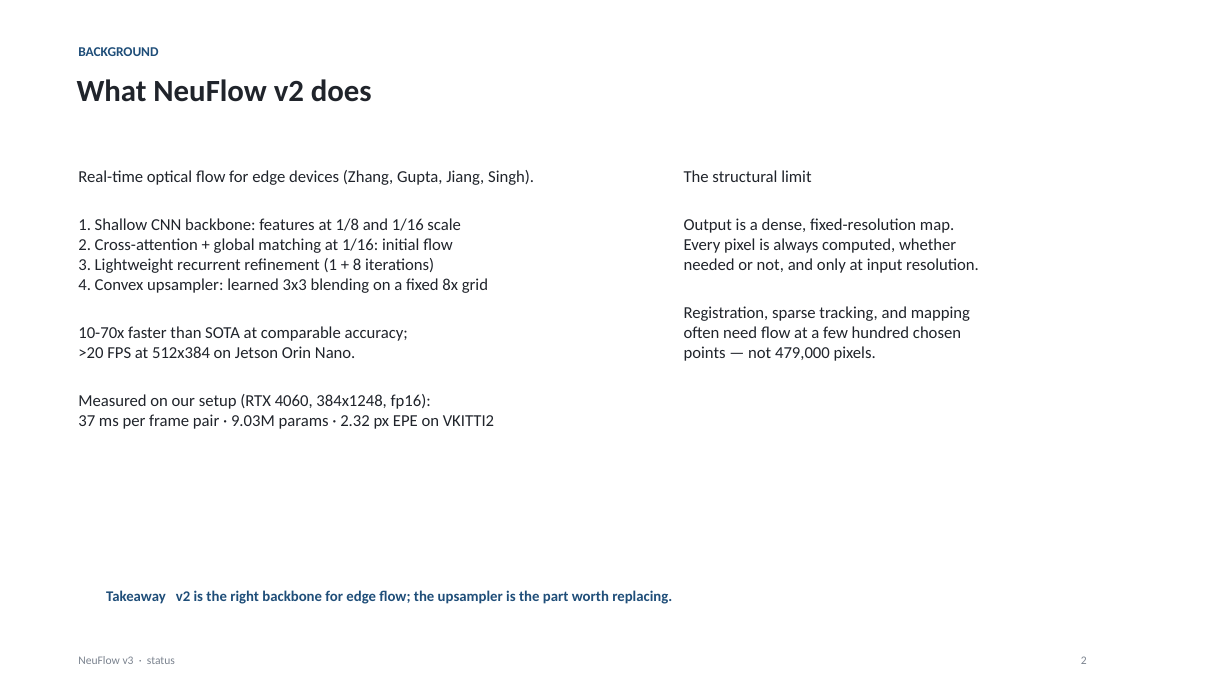
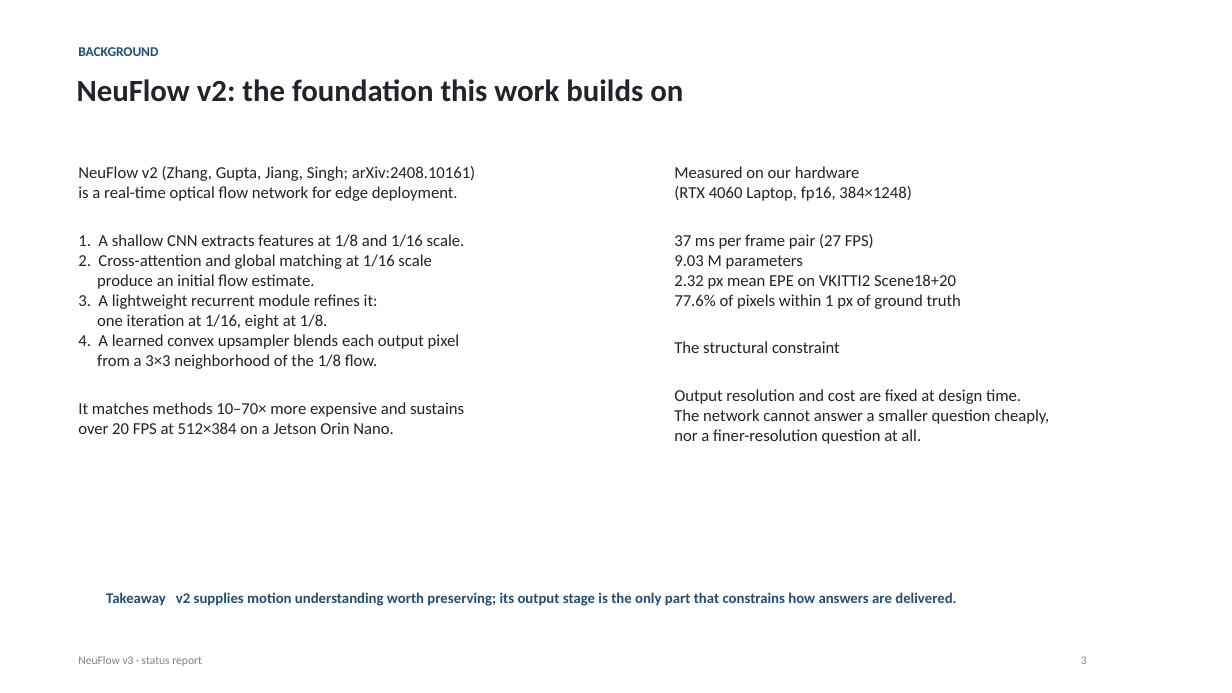
Before and after one commit to shrirag10/Neuflowv3, a slide deck: slide 3 of docs/NeuFlow_v3_status.pptx (slide 2 before the commit). Drawn at 1232x693 pixels with LibreOffice and Linux fonts; fonts in the diff are those of the drawing. Boxes give left, top, right and bottom in pixels: in the first picture for what was removed or moved away, otherwise in the second. Text is boxed around its words. In the diff, an @@ line names an element or a change of style, - is before the commit and + after.

Commit message:
Professional deck rewrite (13 slides), per-stage visuals, complete GUI, mixed-dataset experiment
- build_status_deck.py: full rewrite — first-principles narrative, per-stage picture slides
  (untrained/vkitti2/chairs on two scenes), lab dataset-ask slide, professional copy
- make_stage_visuals.py: GT/v2/v3 four-row comparisons per training stage
- query_gui.py: complete tool — menus, grid/adaptive/dense-overlay modes, magnitude
  legend, CSV export, screenshot save, offscreen selftest
- mix_chairs_vkitti2 stage (34,958 pairs, 320x512) + train_mix.sh; training completed
- checkpoints trimmed to best-of-run (2.5GB -> 250MB)

```diff
--- a/docs/NeuFlow_v3_status.pptx
+++ b/docs/NeuFlow_v3_status.pptx
@@ text at [77, 79, 683, 102]: text changed @@
-What NeuFlow v2 does
+NeuFlow v2: the foundation this work builds on
@@ text at [78, 166, 475, 434]: text changed @@
-Real-time optical flow for edge devices (Zhang, Gupta, Jiang, Singh).
-1. Shallow CNN backbone: features at 1/8 and 1/16 scale
-2. Cross-attention + global matching at 1/16: initial flow
-3. Lightweight recurrent refinement (1 + 8 iterations)
-4. Convex upsampler: learned 3x3 blending on a fixed 8x grid
-10-70x faster than SOTA at comparable accuracy;
->20 FPS at 512x384 on Jetson Orin Nano.
-Measured on our setup (RTX 4060, 384x1248, fp16):
-37 ms per frame pair · 9.03M params · 2.32 px EPE on VKITTI2
+NeuFlow v2 (Zhang, Gupta, Jiang, Singh; arXiv:2408.10161)
+is a real-time optical flow network for edge deployment.
+1. A shallow CNN extracts features at 1/8 and 1/16 scale.
+2. Cross-attention and global matching at 1/16 scale
+produce an initial flow estimate.
+3. A lightweight recurrent module refines it:
+one iteration at 1/16, eight at 1/8.
+4. A learned convex upsampler blends each output pixel
+from a 3×3 neighborhood of the 1/8 flow.
+It matches methods 10–70× more expensive and sustains
+over 20 FPS at 512×384 on a Jetson Orin Nano.
@@ text added at [674, 166, 1049, 444], 13 pt, text #20242B @@
+Measured on our hardware
+(RTX 4060 Laptop, fp16, 384×1248)
+37 ms per frame pair (27 FPS)
+9.03 M parameters
+2.32 px mean EPE on VKITTI2 Scene18+20
+77.6% of pixels within 1 px of ground truth
+The structural constraint
+Output resolution and cost are fixed at design time.
+The network cannot answer a smaller question cheaply,
+nor a finer-resolution question at all.
@@ text removed at [684, 170, 979, 361] @@
-The structural limit
-Output is a dense, fixed-resolution map.
-Every pixel is always computed, whether
-needed or not, and only at input resolution.
-Registration, sparse tracking, and mapping
-often need flow at a few hundred chosen
-points — not 479,000 pixels.
@@ text at [106, 592, 956, 606]: text changed @@
-Takeaway v2 is the right backbone for edge flow; the upsampler is the part worth replacing.
+Takeaway v2 supplies motion understanding worth preserving; its output stage is the only part that constrains how answers are delivered.
@@ text at [78, 656, 202, 666]: text changed @@
-NeuFlow v3 · status
+NeuFlow v3 · status report
```
Also in this commit, not shown: 3 other slides changed, 9 slides added, 7 slides removed, 10 other files.
